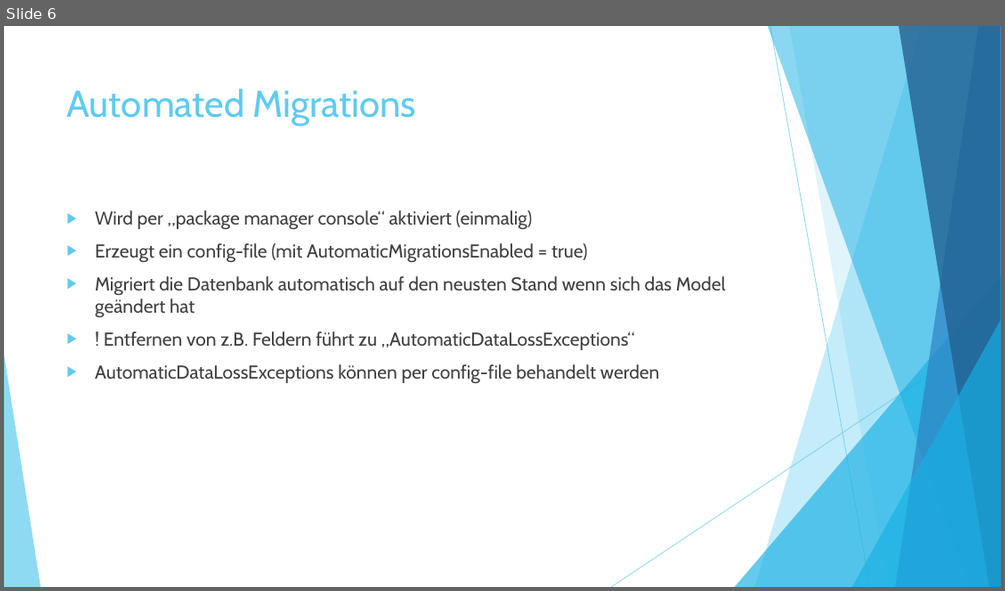
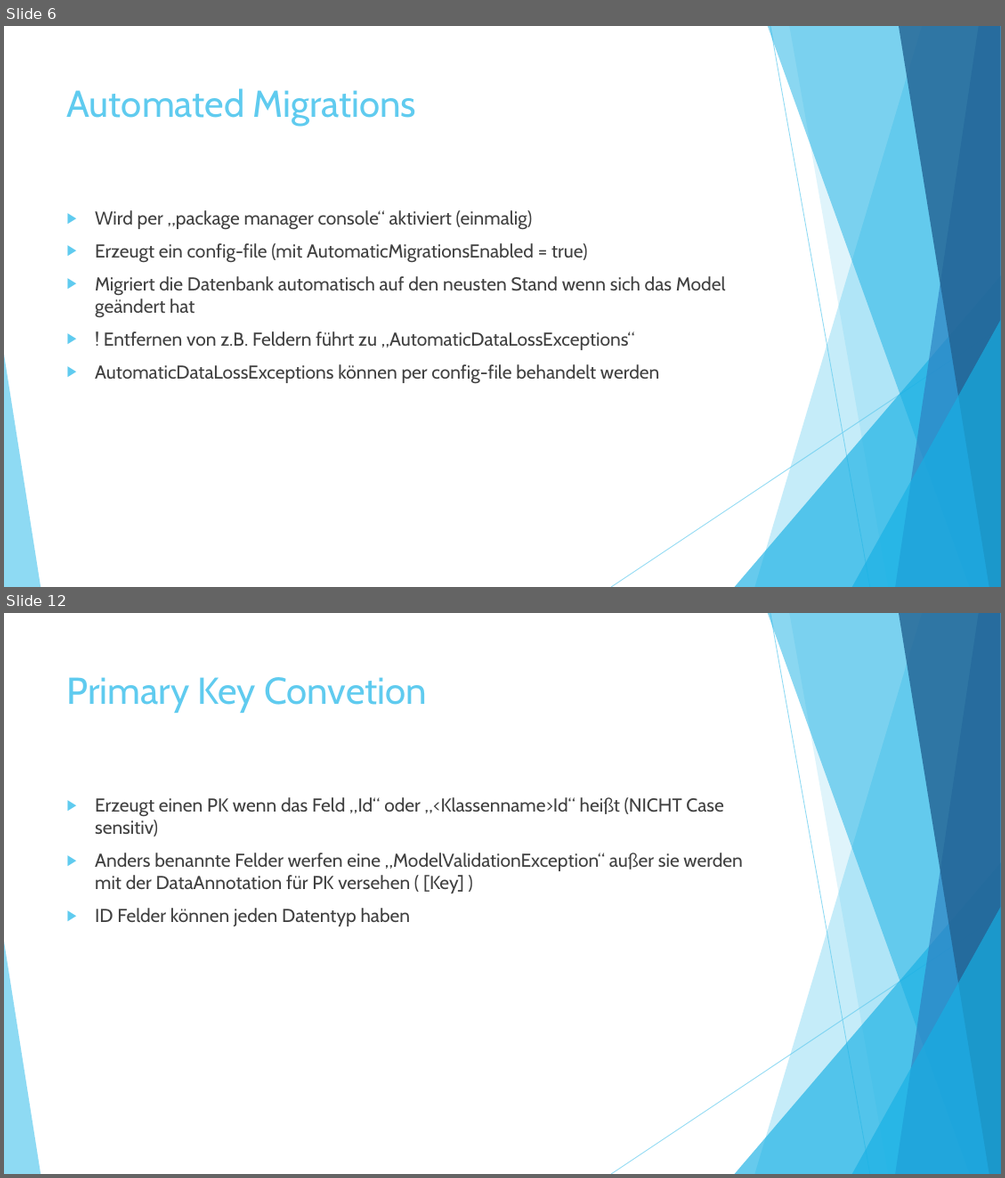
Before and after one commit to ChrisMuellersCode/EFMigrations, a slide deck: ppt/Entity Framework Migrations.pptx. Shown one above the other, each under a label of ours: slide 6 before the commit, slides 6 and 12 after it; the slides between them are not shown. The pictures are 1005x591 and 1005x1178 pixels, drawn with LibreOffice and Linux fonts; fonts in the diff are those of the drawing. Boxes give left, top, right and bottom in pixels: in the first picture for what was removed or moved away, otherwise in the second. Text is boxed around its words. In the diff, an @@ line names an element or a change of style, - is before the commit and + after.

```diff
--- a/ppt/Entity Framework Migrations.pptx
+++ b/ppt/Entity Framework Migrations.pptx
@@ slide 12 added at box(4, 613, 1001, 1174), background #FFFFFF; not listed: 10 template elements that a slide beside it also shows @@
@@ title added at box(67, 677, 427, 713), 36 pt, text #5FCBEF @@
+Primary Key Convetion
@@ text added at box(95, 797, 742, 926), 18 pt, text #404040 @@
+▶ Erzeugt einen PK wenn das Feld „Id“ oder „<Klassenname>Id“ heißt (NICHT Case sensitiv)
+▶ Anders benannte Felder werfen eine „ModelValidationException“ außer sie werden mit der DataAnnotation für PK versehen ( [Key] )
+▶ ID Felder können jeden Datentyp haben
```
Also in this commit, not shown: 1 slide changed, 15 other slides added, 2 slides removed.
